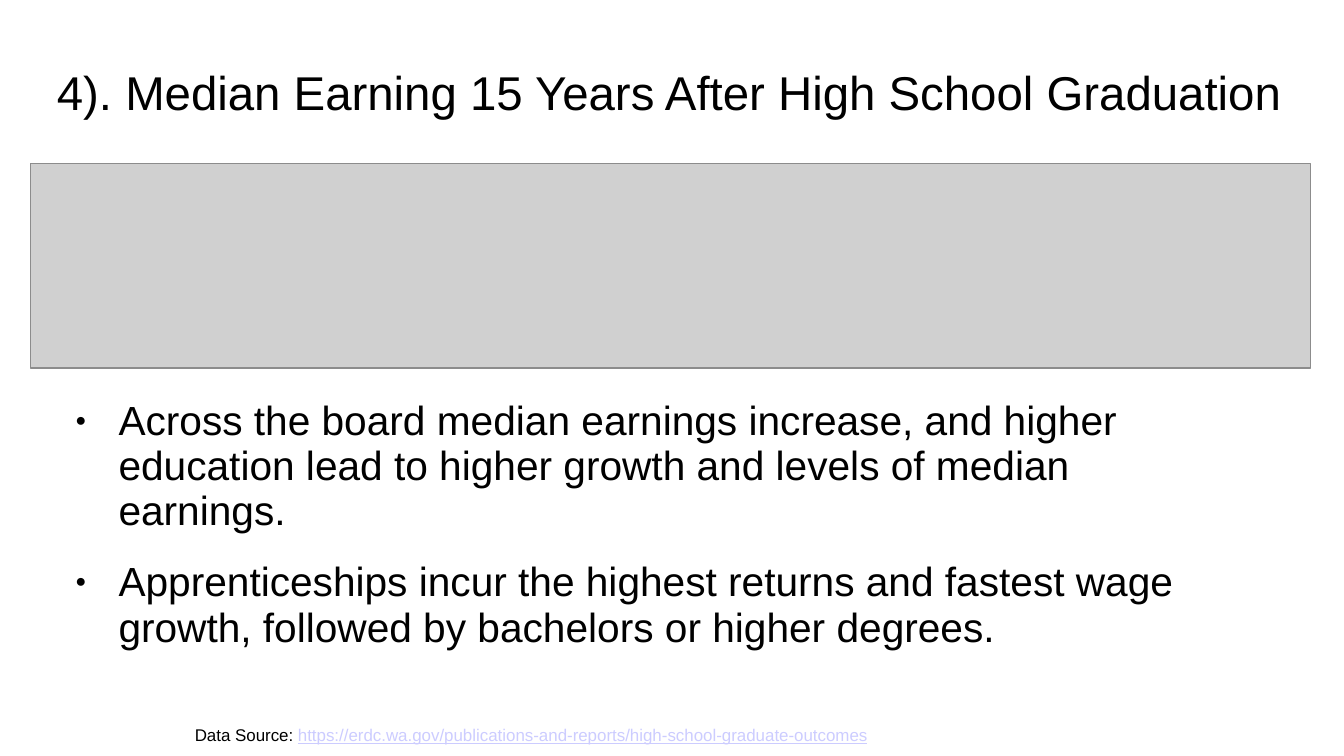
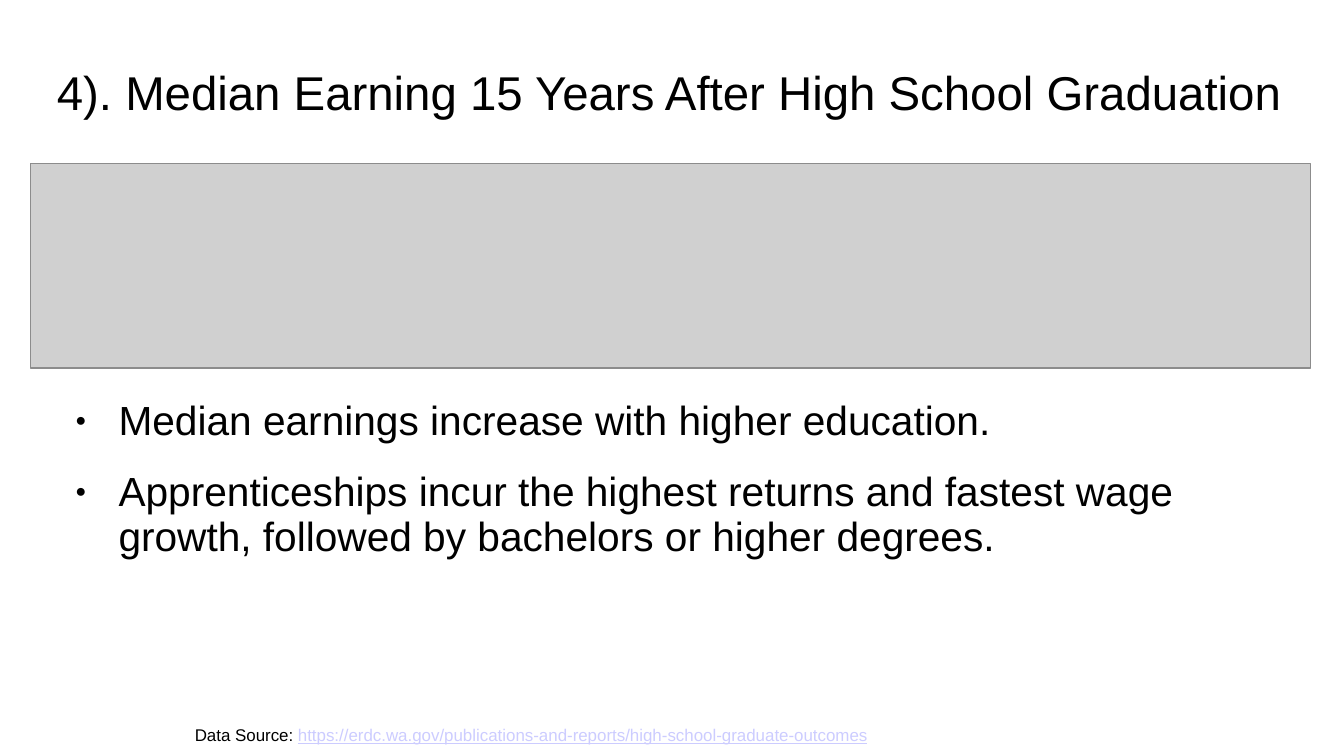
Before and after one commit to sdf5y/OSU_Project, a slide deck: slide 6 of V2/Task_1_Presentation.ppt. Drawn at 1344x756 pixels with LibreOffice and Linux fonts; fonts in the diff are those of the drawing; grey boxes stand for pictures. Boxes give left, top, right and bottom in pixels: in the first picture for what was removed or moved away, otherwise in the second. Text is boxed around its words. In the diff, an @@ line names an element or a change of style, - is before the commit and + after.

```diff
--- a/V2/Task_1_Presentation.ppt
+++ b/V2/Task_1_Presentation.ppt
@@ text at (119,405,990,442): text changed @@
-● Across the board median earnings increase, and higher education lead to higher growth and levels of median earnings.
+● Median earnings increase with higher education.
```
Also in this commit, not shown: 5 other slides changed, 1 other file.
